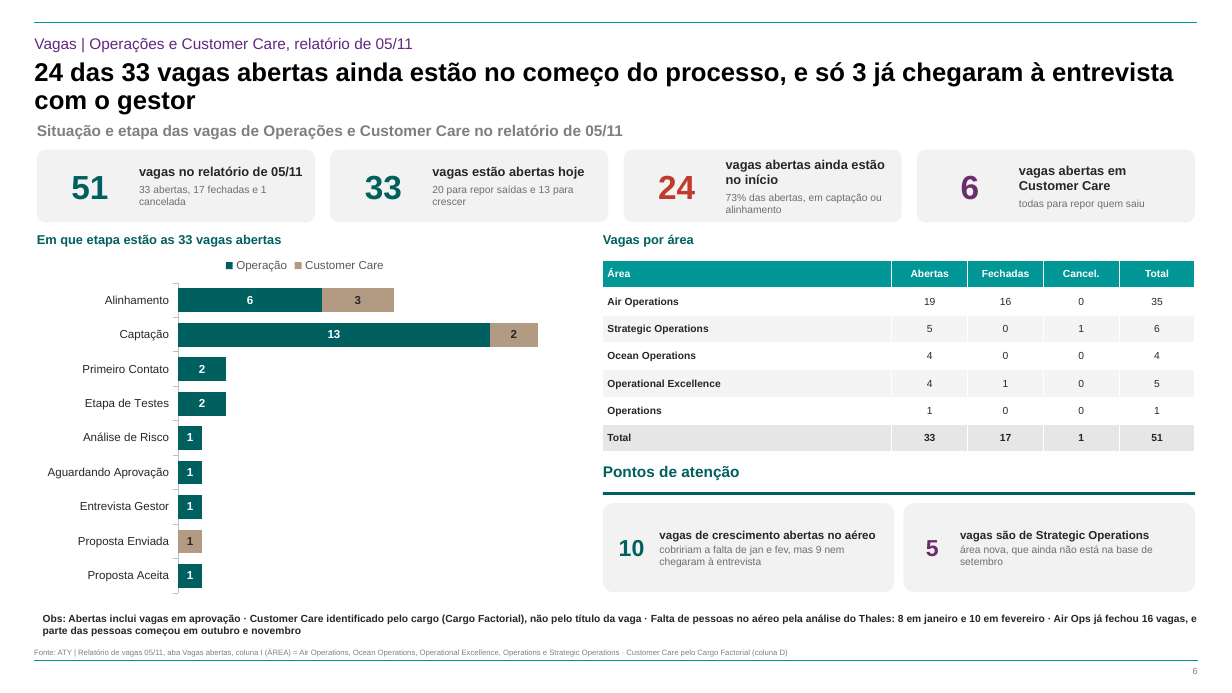
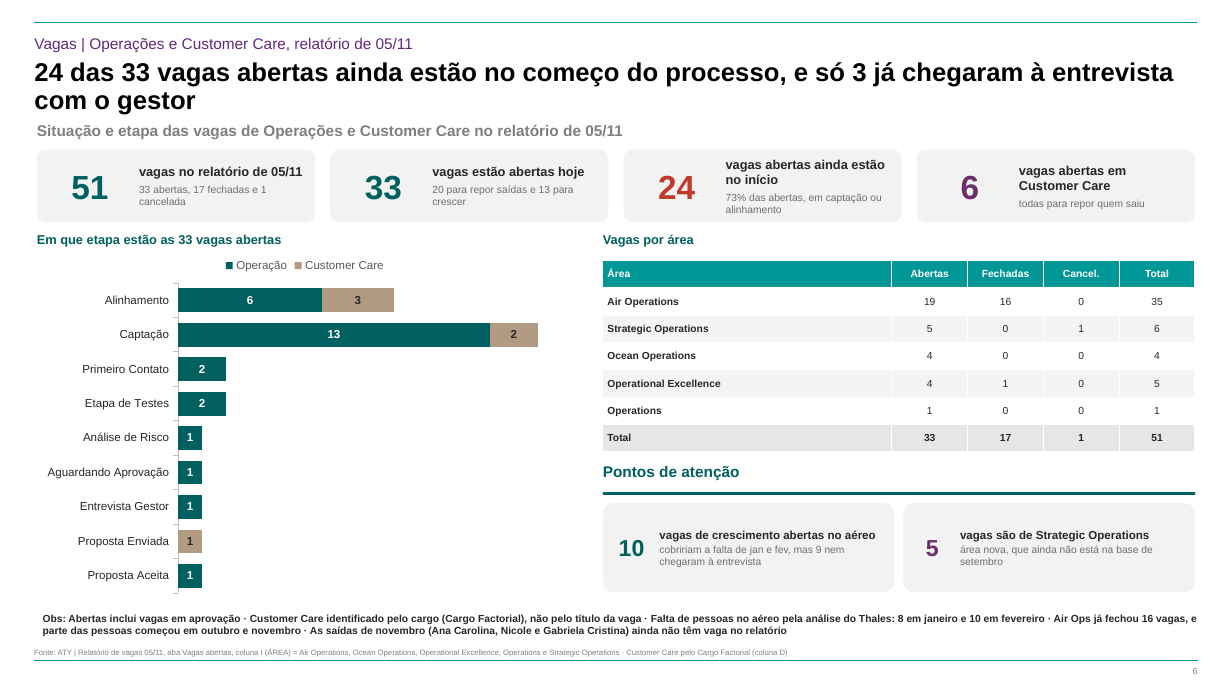
Before and after one commit to suzetemirandasilva5601-cpu/Challenge, a slide deck: slide 6 of 20261112 - ATY - Diagnóstico da Estrutura de Operações - Vagas e Férias.pptx. Drawn at 1232x693 pixels with LibreOffice and Linux fonts; fonts in the diff are those of the drawing; background and template pictures are left out. Boxes give left, top, right and bottom in pixels: in the first picture for what was removed or moved away, otherwise in the second. Text is boxed around its words. In the diff, an @@ line names an element or a change of style, - is before the commit and + after.

Commit message:
Integra admissões e desligamentos até novembro nos slides existentes

```diff
--- a/20261112 - ATY - Diagnóstico da Estrutura de Operações - Vagas e Férias.pptx
+++ b/20261112 - ATY - Diagnóstico da Estrutura de Operações - Vagas e Férias.pptx
@@ text at (43,614,1197,636): text changed @@
-Obs: Abertas inclui vagas em aprovação · Customer Care identificado pelo cargo (Cargo Factorial), não pelo título da vaga · Falta de pessoas no aéreo pela análise do Thales: 8 em janeiro e 10 em fevereiro · Air Ops já fechou 16 vagas, e parte das pessoas começou em outubro e novembro
+Obs: Abertas inclui vagas em aprovação · Customer Care identificado pelo cargo (Cargo Factorial), não pelo título da vaga · Falta de pessoas no aéreo pela análise do Thales: 8 em janeiro e 10 em fevereiro · Air Ops já fechou 16 vagas, e parte das pessoas começou em outubro e novembro · As saídas de novembro (Ana Carolina, Nicole e Gabriela Cristina) ainda não têm vaga no relatório
```
Also in this commit, not shown: 5 other slides changed, 3 other files.
